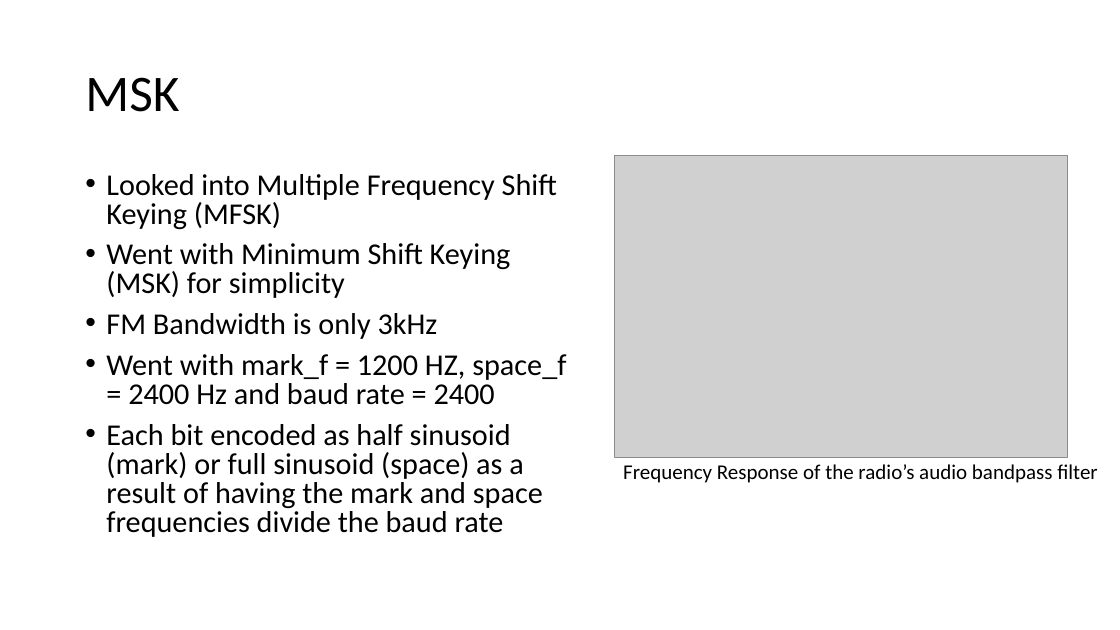
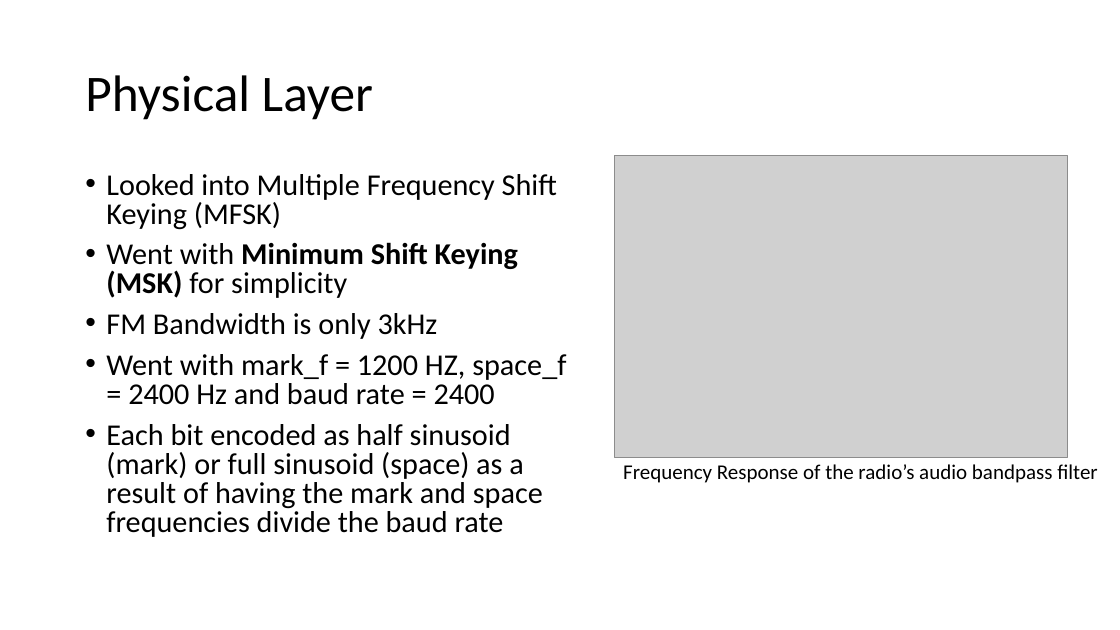
Before and after one commit to levtauz/Image_Project, a slide deck: slide 7 of docs/presentation.pptx (slide 6 before the commit). Drawn at 1120x630 pixels with LibreOffice and Linux fonts; fonts in the diff are those of the drawing; grey boxes stand for pictures. Boxes give left, top, right and bottom in pixels: in the first picture for what was removed or moved away, otherwise in the second. Text is boxed around its words. In the diff, an @@ line names an element or a change of style, - is before the commit and + after.

```diff
--- a/docs/presentation.pptx
+++ b/docs/presentation.pptx
@@ title at <box>85,75,373,120</box>: text changed @@
-MSK
+Physical Layer
@@ text at <box>106,242,518,298</box>: bold on in "Minimum Shift Keying (MSK)" @@
```
Also in this commit, not shown: 2 other slides changed, 2 slides added, 1 slide removed, 4 other files.
